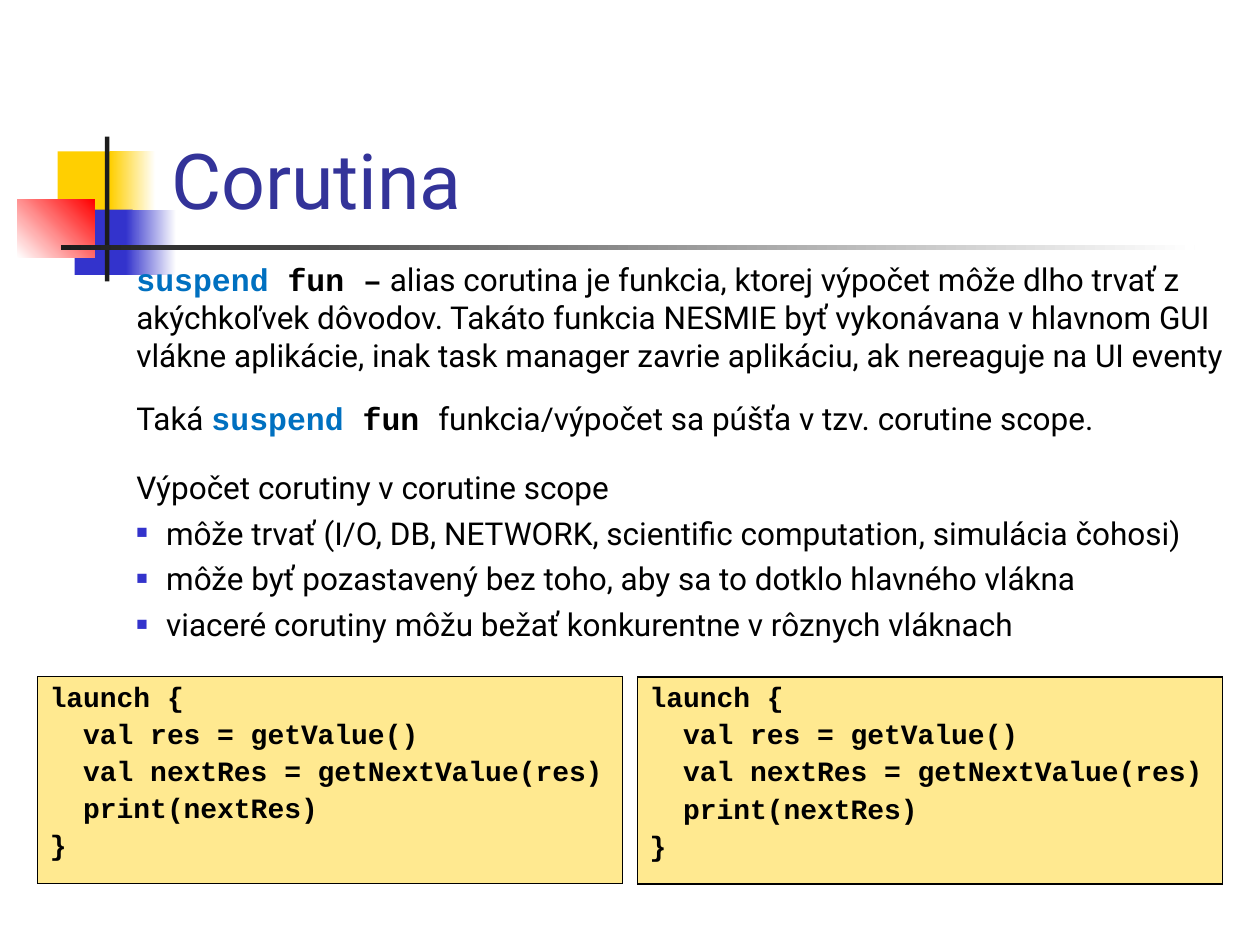
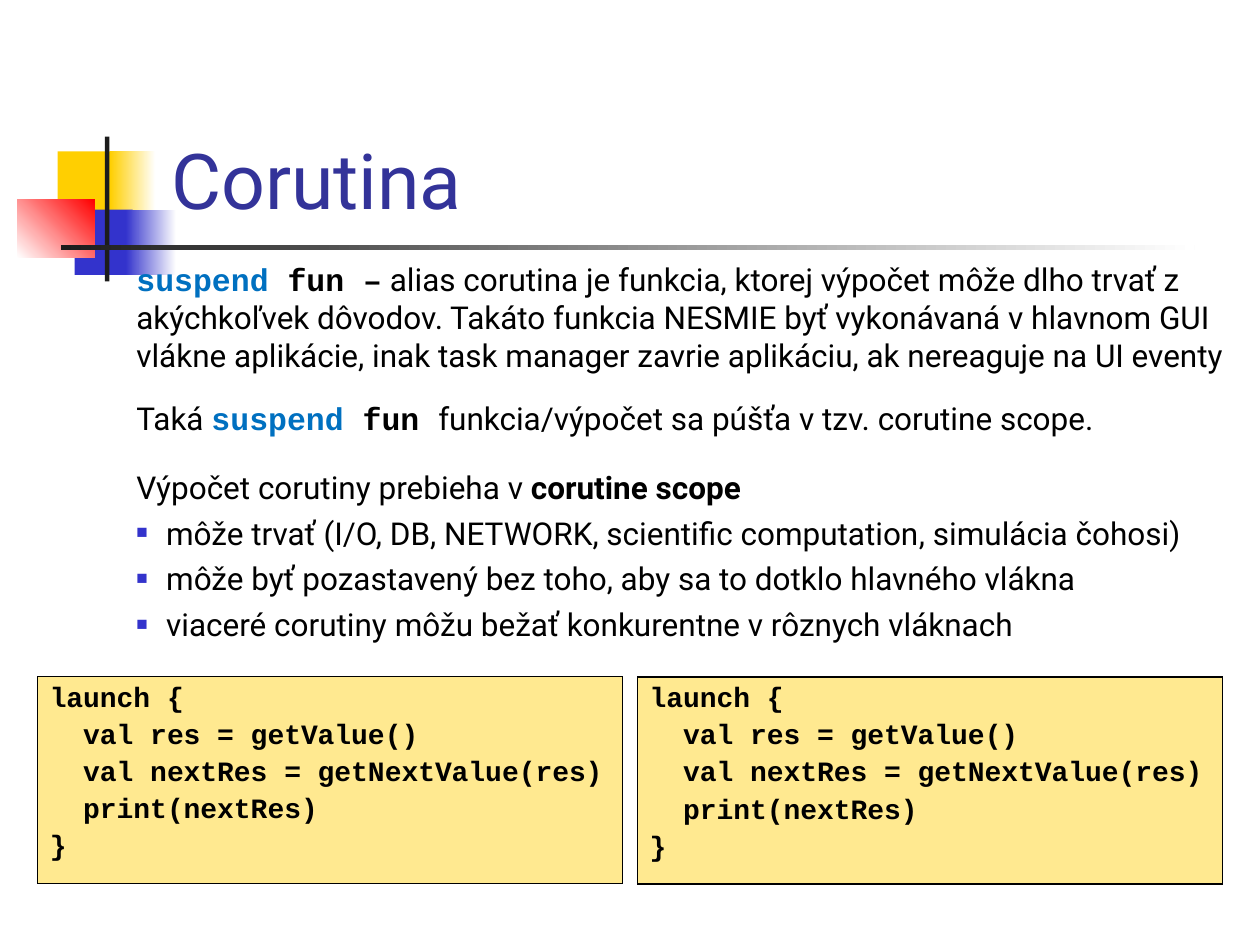
Before and after one commit to vmandro/Prednasky, a slide deck: slide 7 of 10/10_Android.ppt. Drawn at 1260x945 pixels with LibreOffice and Linux fonts; fonts in the diff are those of the drawing. Boxes give left, top, right and bottom in pixels: in the first picture for what was removed or moved away, otherwise in the second. Text is boxed around its words. In the diff, an @@ line names an element or a change of style, - is before the commit and + after.

```diff
--- a/10/10_Android.ppt
+++ b/10/10_Android.ppt
@@ text at [136, 265, 1223, 374]: text changed @@
-suspend fun – alias corutina je funkcia, ktorej výpočet môže dlho trvať z akýchkoľvek dôvodov. Takáto funkcia NESMIE byť vykonávana v hlavnom GUI vlákne aplikácie, inak task manager zavrie aplikáciu, ak nereaguje na UI eventy
+suspend fun – alias corutina je funkcia, ktorej výpočet môže dlho trvať z akýchkoľvek dôvodov. Takáto funkcia NESMIE byť vykonávaná v hlavnom GUI vlákne aplikácie, inak task manager zavrie aplikáciu, ak nereaguje na UI eventy
@@ text at [136, 475, 741, 506]: text changed @@
-Výpočet corutiny v corutine scope
+Výpočet corutiny prebieha v corutine scope
```
Also in this commit, not shown: 10 other slides changed, 1 slide added, 2 other files.
